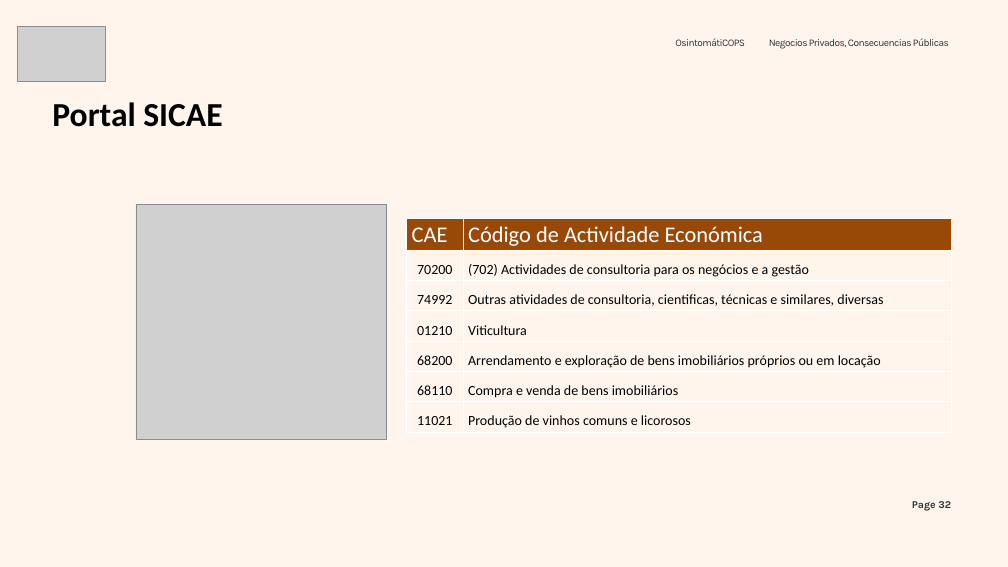
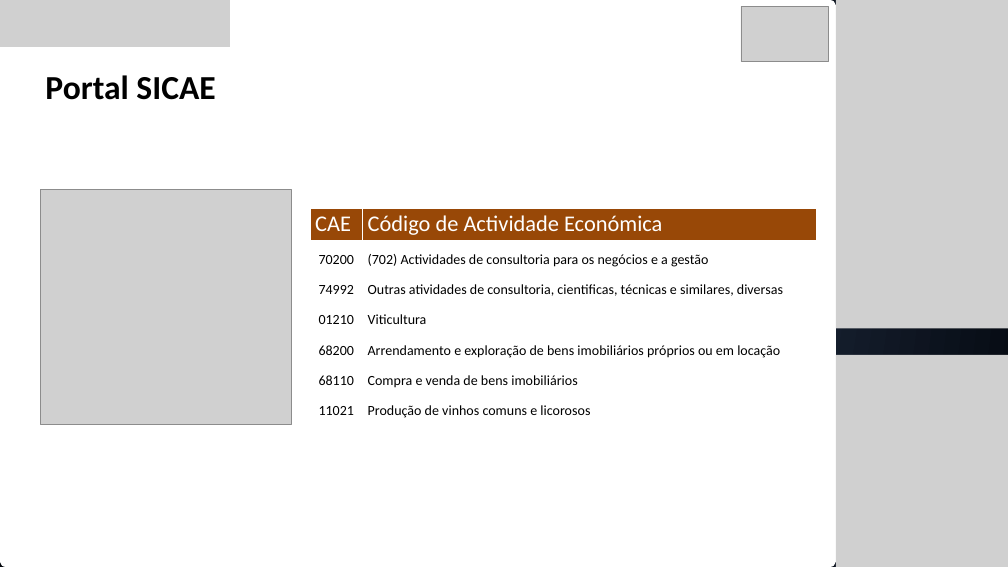
Before and after one commit to pedroaovieira/osint, a slide deck: slide 33 of presentation/osintomaticops/Negocios_Privados,_Consecuencias_Publicas.pptx (slide 32 before the commit). Drawn at 1008x567 pixels with LibreOffice and Linux fonts; fonts in the diff are those of the drawing; grey boxes stand for pictures; background and template pictures are left out. Boxes give left, top, right and bottom in pixels: in the first picture for what was removed or moved away, otherwise in the second. Text is boxed around its words. In the diff, an @@ line names an element or a change of style, - is before the commit and + after.

```diff
--- a/presentation/osintomaticops/Negocios_Privados,_Consecuencias_Publicas.pptx
+++ b/presentation/osintomaticops/Negocios_Privados,_Consecuencias_Publicas.pptx
@@ background picture (left out) to gradient #2B3D59 to #03060C @@
@@ freeform shape added at (x1=0, y1=0, x2=836, y2=567), fill #FFFFFF @@
@@ picture added at (x1=0, y1=0, x2=230, y2=47) @@
@@ picture moved from (x1=18, y1=26, x2=105, y2=82) to (x1=741, y1=6, x2=828, y2=61) @@
@@ picture added at (x1=836, y1=0, x2=1008, y2=329) @@
@@ text removed at (x1=675, y1=38, x2=745, y2=46) @@
-  OsintomátiCOPS
@@ text removed at (x1=769, y1=38, x2=949, y2=49) @@
-  Negocios Privados, Consecuencias Públicas
@@ text "Portal SICAE" moved from (x1=52, y1=102, x2=222, y2=127) to (x1=45, y1=75, x2=215, y2=100) @@
@@ picture moved from (x1=136, y1=204, x2=387, y2=439) to (x1=40, y1=190, x2=291, y2=424) @@
@@ table resized from (x1=407, y1=218, x2=952, y2=432) to (x1=310, y1=208, x2=816, y2=422) @@
@@ picture added at (x1=836, y1=355, x2=1008, y2=567) @@
@@ page number removed at (x1=912, y1=501, x2=951, y2=511) @@
-Page 32
```
Also in this commit, not shown: 22 other slides changed, 16 slides added, 14 slides removed, 1 other file.
